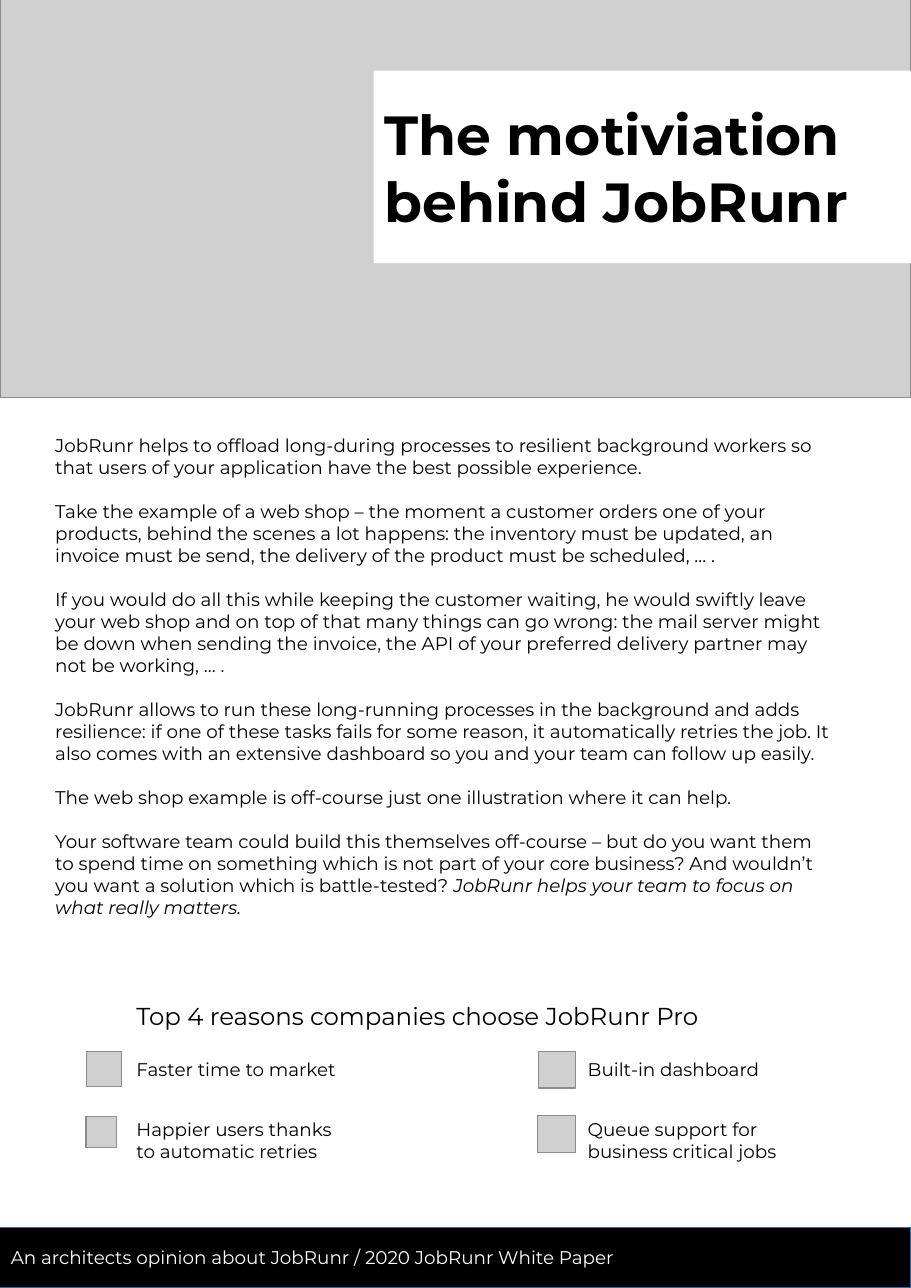
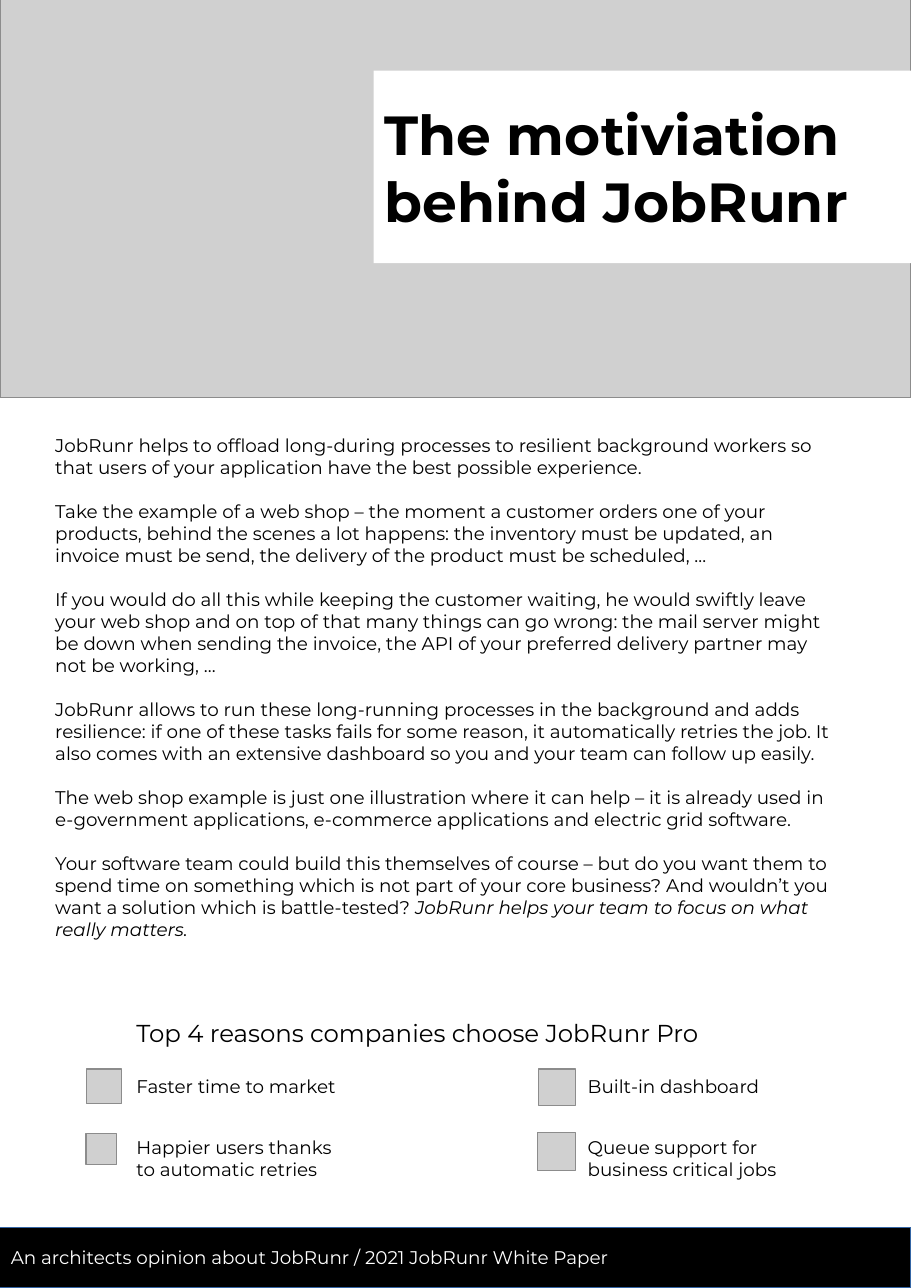
Before and after one commit to jobrunr/website, a slide deck: slide 4 of content/en/white-paper/whitepaper.odp. Drawn at 911x1288 pixels with LibreOffice and Linux fonts; fonts in the diff are those of the drawing; grey boxes stand for pictures. Boxes give left, top, right and bottom in pixels: in the first picture for what was removed or moved away, otherwise in the second. Text is boxed around its words. In the diff, an @@ line names an element or a change of style, - is before the commit and + after.

```diff
--- a/content/en/white-paper/whitepaper.odp
+++ b/content/en/white-paper/whitepaper.odp
@@ text at (55, 504, 821, 676): text changed @@
-Take the example of a web shop – the moment a customer orders one of your products, behind the scenes a lot happens: the inventory must be updated, an invoice must be send, the delivery of the product must be scheduled, … .
-If you would do all this while keeping the customer waiting, he would swiftly leave your web shop and on top of that many things can go wrong: the mail server might be down when sending the invoice, the API of your preferred delivery partner may not be working, … .
+Take the example of a web shop – the moment a customer orders one of your products, behind the scenes a lot happens: the inventory must be updated, an invoice must be send, the delivery of the product must be scheduled, …
+If you would do all this while keeping the customer waiting, he would swiftly leave your web shop and on top of that many things can go wrong: the mail server might be down when sending the invoice, the API of your preferred delivery partner may not be working, …
@@ text at (55, 790, 828, 940): text changed @@
-The web shop example is off-course just one illustration where it can help.
-Your software team could build this themselves off-course – but do you want them to spend time on something which is not part of your core business? And wouldn’t you want a solution which is battle-tested? JobRunr helps your team to focus on what really matters.
+The web shop example is just one illustration where it can help – it is already used in e-government applications, e-commerce applications and electric grid software.
+Your software team could build this themselves of course – but do you want them to spend time on something which is not part of your core business? And wouldn’t you want a solution which is battle-tested? JobRunr helps your team to focus on what really matters.
@@ 3 pictures, 3 texts: place and size @@
-3 pictures, 3 texts at (86, 1007, 776, 1162)
+3 pictures, 3 texts at (86, 1024, 776, 1180)
@@ 2 texts, 1 picture: place and size @@
-2 texts, 1 picture at (136, 1052, 759, 1088)
+2 texts, 1 picture at (136, 1070, 759, 1106)
@@ text in rectangle at (11, 1250, 608, 1268): text changed @@
-An architects opinion about JobRunr / 2020 JobRunr White Paper
+An architects opinion about JobRunr / 2021 JobRunr White Paper
```
Also in this commit, not shown: 5 other slides changed, 28 other files.
